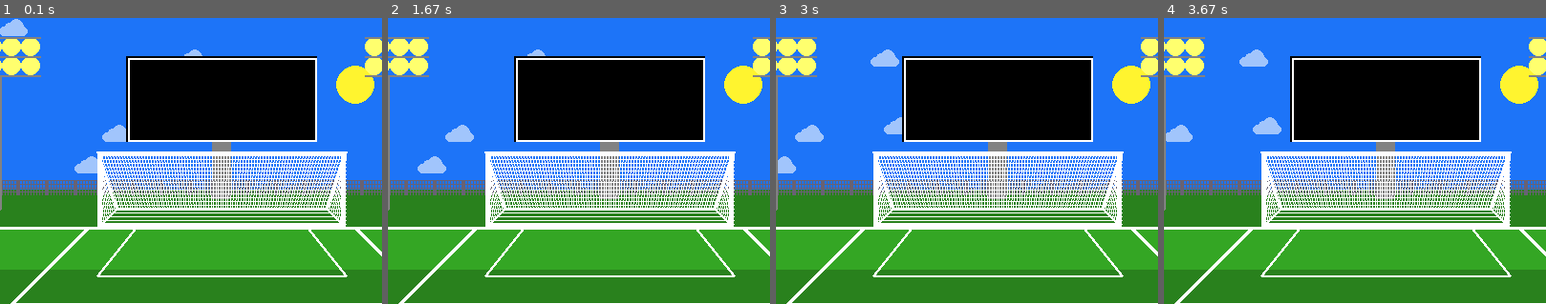
Above: before the commit, frames 1-4 (left to right).
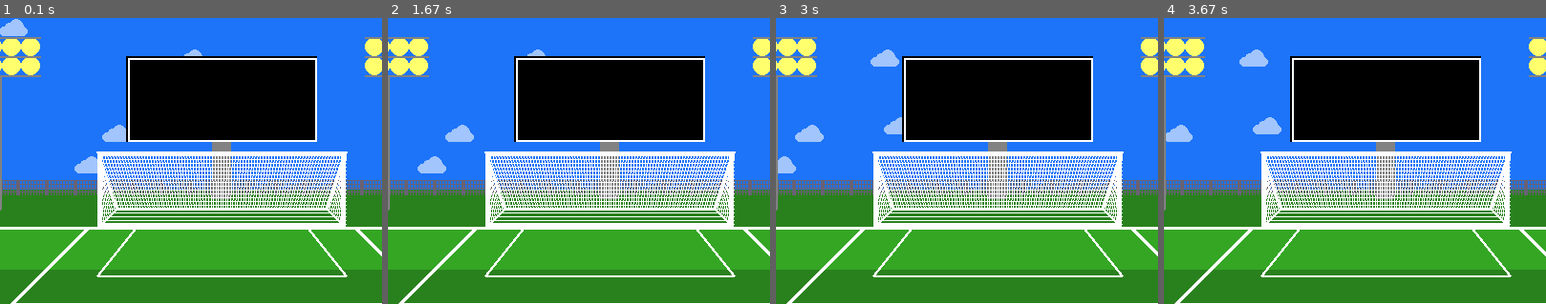
Above: after the commit, the same moments.

Repository: johoule/stuff
Game: pygame game, started from Intro to Pygame Graphics/major league soccer animation/graphics_v4.py
The game is run twice, just before and just after one commit, with the same random seed, the same clock (stepped at 60 frames per second) and the same inputs.
Inputs:
- Up to frame 1 (0.1 s): no input
- Up to frame 2 (1.67 s): tap D at 0.33, 0.67 s
- Up to frame 3 (3 s): no input
- Up to frame 4 (3.67 s): no input
The pictures show only the part of the screen within x 21-71%, y 0-50%; the shares and areas given below are measured in that part.

The runs differ from the first frame. In frame 1, 1.0% of the frame differs, in the area x 88-98%, y 16-30%; in frame 2, 1.0%; in frame 3, 1.0%; in frame 4, 1.0%.

Commit message:
function for fence

Diff:
--- a/Intro to Pygame Graphics/major league soccer animation/graphics_v4.py
+++ b/Intro to Pygame Graphics/major league soccer animation/graphics_v4.py
@@ -114,23 +114,18 @@
 
 
     '''fence'''
-    y = 170
-    for x in range(5, 800, 30):
-        pygame.draw.polygon(screen, NIGHT_GRAY, [[x + 2, y], [x + 2, y + 15], [x, y + 15], [x, y]])
-
-    y = 170
-    for x in range(5, 800, 3):
-        pygame.draw.line(screen, NIGHT_GRAY, [x, y], [x, y + 15], 1)
-
-    x = 0
-    for y in range(170, 185, 4):
-        pygame.draw.line(screen, NIGHT_GRAY, [x, y], [x + 800, y], 1)
-
-    if day:
-        pygame.draw.ellipse(screen, BRIGHT_YELLOW, [520, 50, 40, 40])
-    else:
-        pygame.draw.ellipse(screen, WHITE, [520, 50, 40, 40])
-        pygame.draw.ellipse(screen, sky_color, [530, 45, 40, 40])
+    def draw_fence(screen, color):
+        y = 170
+        for x in range(5, 800, 30):
+            pygame.draw.polygon(screen, color, [[x + 2, y], [x + 2, y + 15], [x, y + 15], [x, y]])
+        y = 170
+        for x in range(5, 800, 3):
+            pygame.draw.line(screen, color, [x, y], [x, y + 15], 1)
+        x= 0
+        for y in range(170, 185, 4):
+            pygame.draw.line(screen, NIGHT_GRAY, [x, y], [x + 800, y], 1)
+
+    draw_fence(screen, NIGHT_GRAY)
 
 
 
